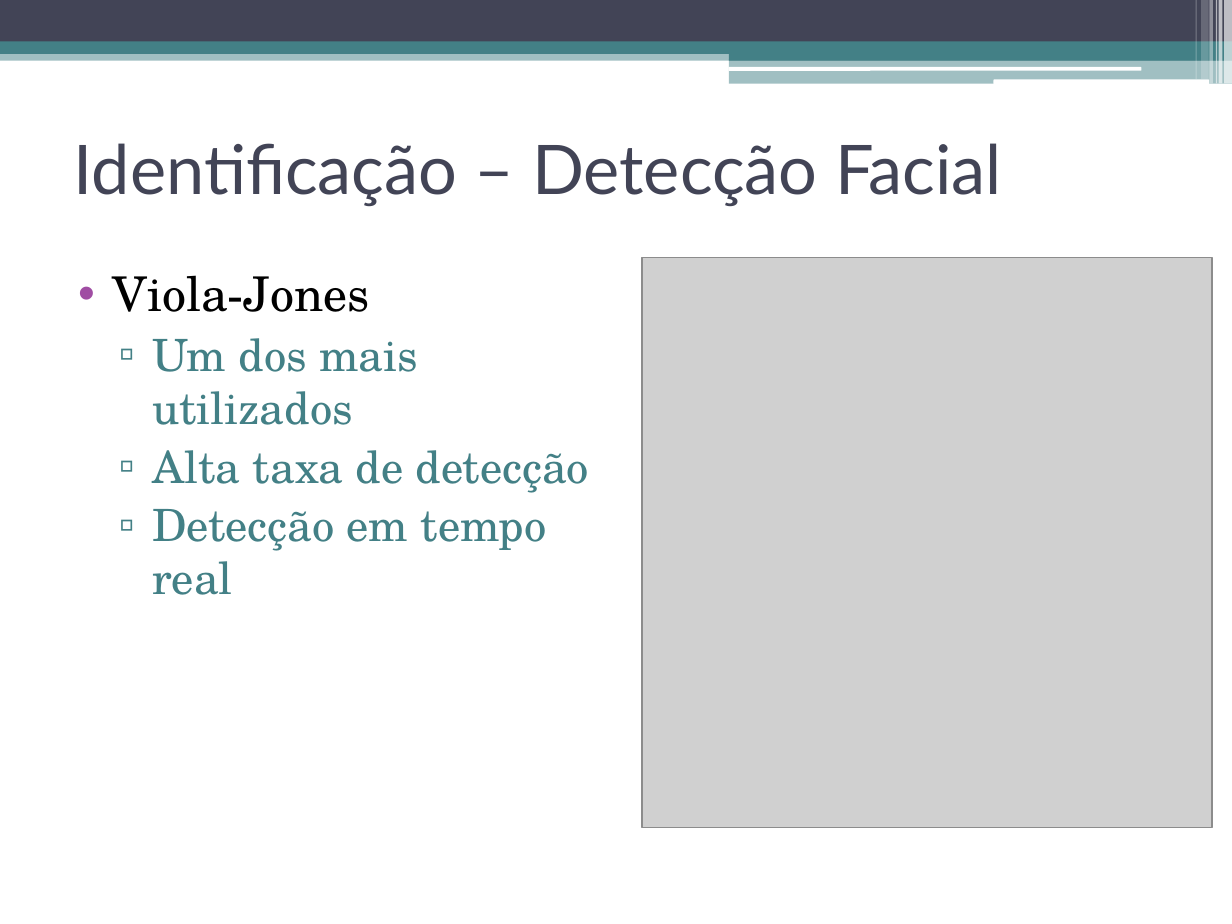
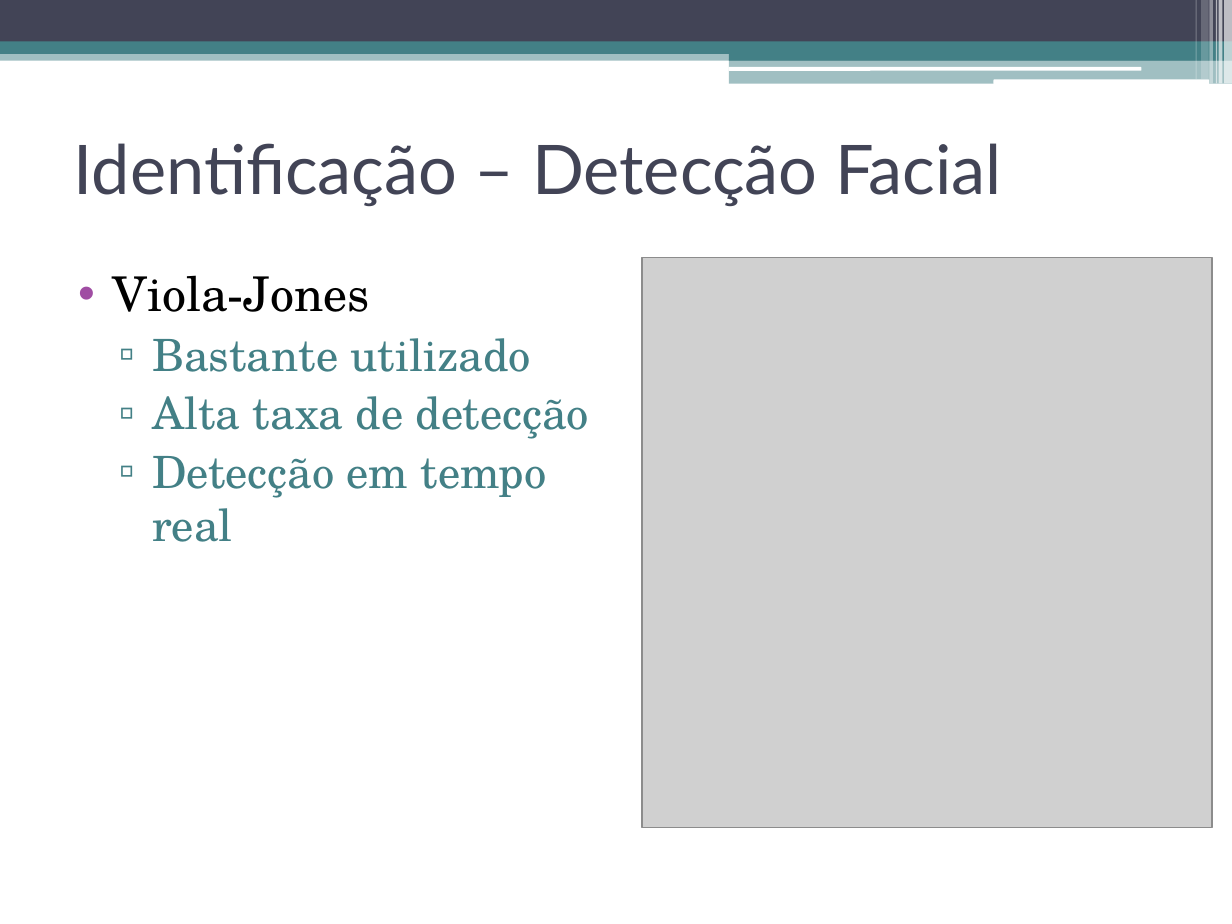
Before and after one commit to talesporto/Artigo-TRUE-SBCUP, a slide deck: slide 7 of apresentacao/ApresentacaoSBCUP.pptx. Drawn at 1232x924 pixels with LibreOffice and Linux fonts; fonts in the diff are those of the drawing; grey boxes stand for pictures. Boxes give left, top, right and bottom in pixels: in the first picture for what was removed or moved away, otherwise in the second. Text is boxed around its words. In the diff, an @@ line names an element or a change of style, - is before the commit and + after.

```diff
--- a/apresentacao/ApresentacaoSBCUP.pptx
+++ b/apresentacao/ApresentacaoSBCUP.pptx
@@ text at [152,338,531,372]: text changed @@
-  ▫ Um dos mais utilizados
+  ▫ Bastante utilizado
```
Also in this commit, not shown: 2 other slides changed.
